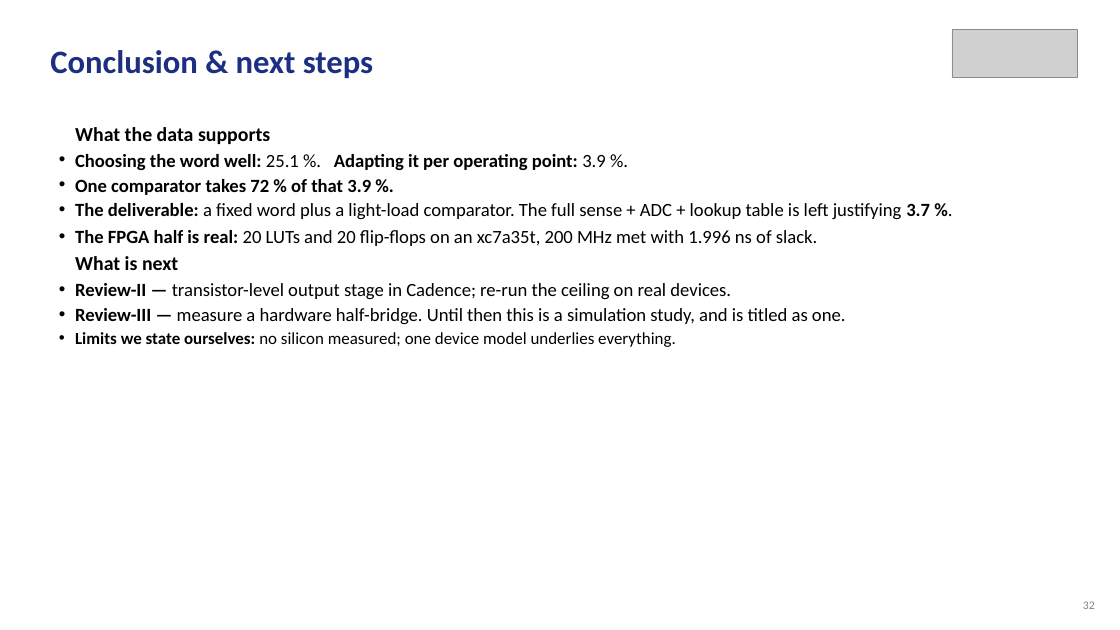
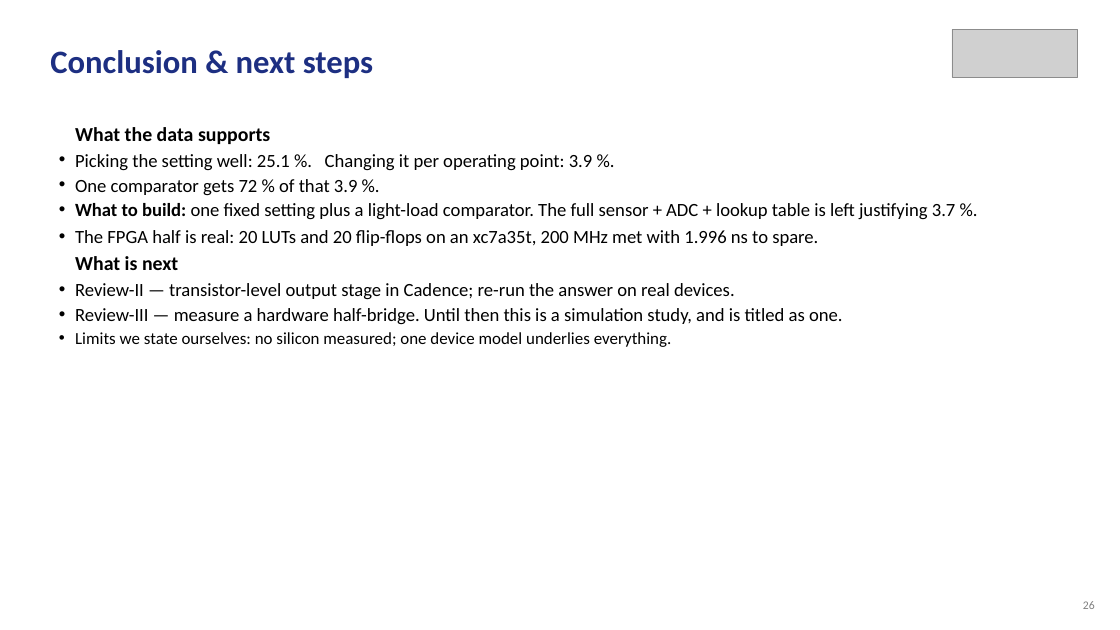
Before and after one commit to Amritha902/gan-driver, a slide deck: slide 26 of review/Review1_GaN_Segmented_Gate_Driver.pptx (slide 32 before the commit). Drawn at 1120x630 pixels with LibreOffice and Linux fonts; fonts in the diff are those of the drawing; grey boxes stand for pictures. Boxes give left, top, right and bottom in pixels: in the first picture for what was removed or moved away, otherwise in the second. Text is boxed around its words. In the diff, an @@ line names an element or a change of style, - is before the commit and + after.

```diff
--- a/review/Review1_GaN_Segmented_Gate_Driver.pptx
+++ b/review/Review1_GaN_Segmented_Gate_Driver.pptx
@@ text at box(75, 154, 956, 246): text changed @@
-• Choosing the word well: 25.1 %. Adapting it per operating point: 3.9 %.
-• One comparator takes 72 % of that 3.9 %.
-• The deliverable: a fixed word plus a light-load comparator. The full sense + ADC + lookup table is left justifying 3.7 %.
-• The FPGA half is real: 20 LUTs and 20 flip-flops on an xc7a35t, 200 MHz met with 1.996 ns of slack.
+• Picking the setting well: 25.1 %. Changing it per operating point: 3.9 %.
+• One comparator gets 72 % of that 3.9 %.
+• What to build: one fixed setting plus a light-load comparator. The full sensor + ADC + lookup table is left justifying 3.7 %.
+• The FPGA half is real: 20 LUTs and 20 flip-flops on an xc7a35t, 200 MHz met with 1.996 ns to spare.
@@ text at box(75, 283, 735, 300): text changed @@
-• Review-II — transistor-level output stage in Cadence; re-run the ceiling on real devices.
+• Review-II — transistor-level output stage in Cadence; re-run the answer on real devices.
@@ text at box(75, 308, 843, 347): bold off in "Review-III —", "Limits we state ourselves:" @@
@@ text at box(1083, 601, 1095, 609): text changed @@
-32
+26
```
Also in this commit, not shown: 18 other slides changed, 6 slides removed, 12 other files.
